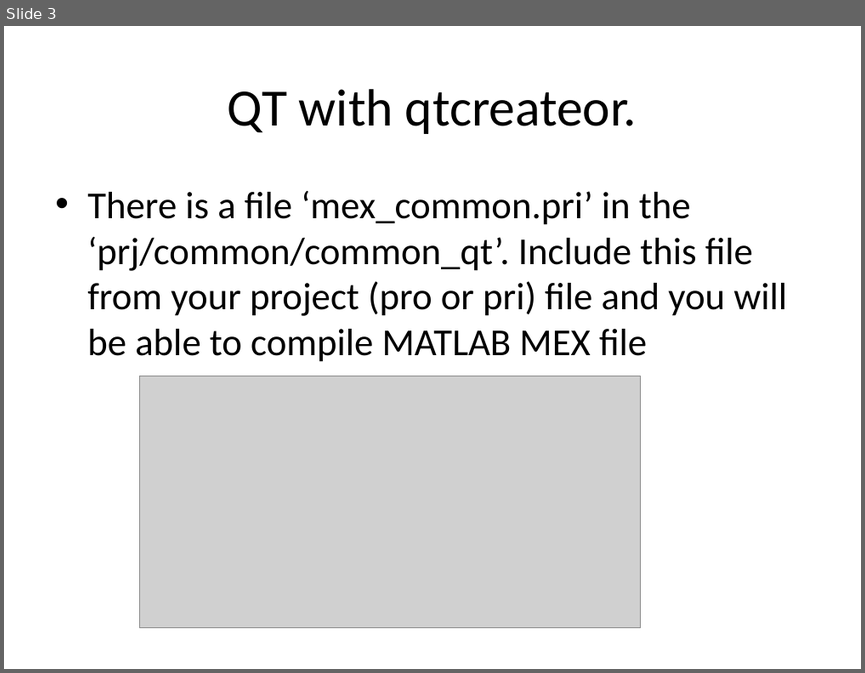
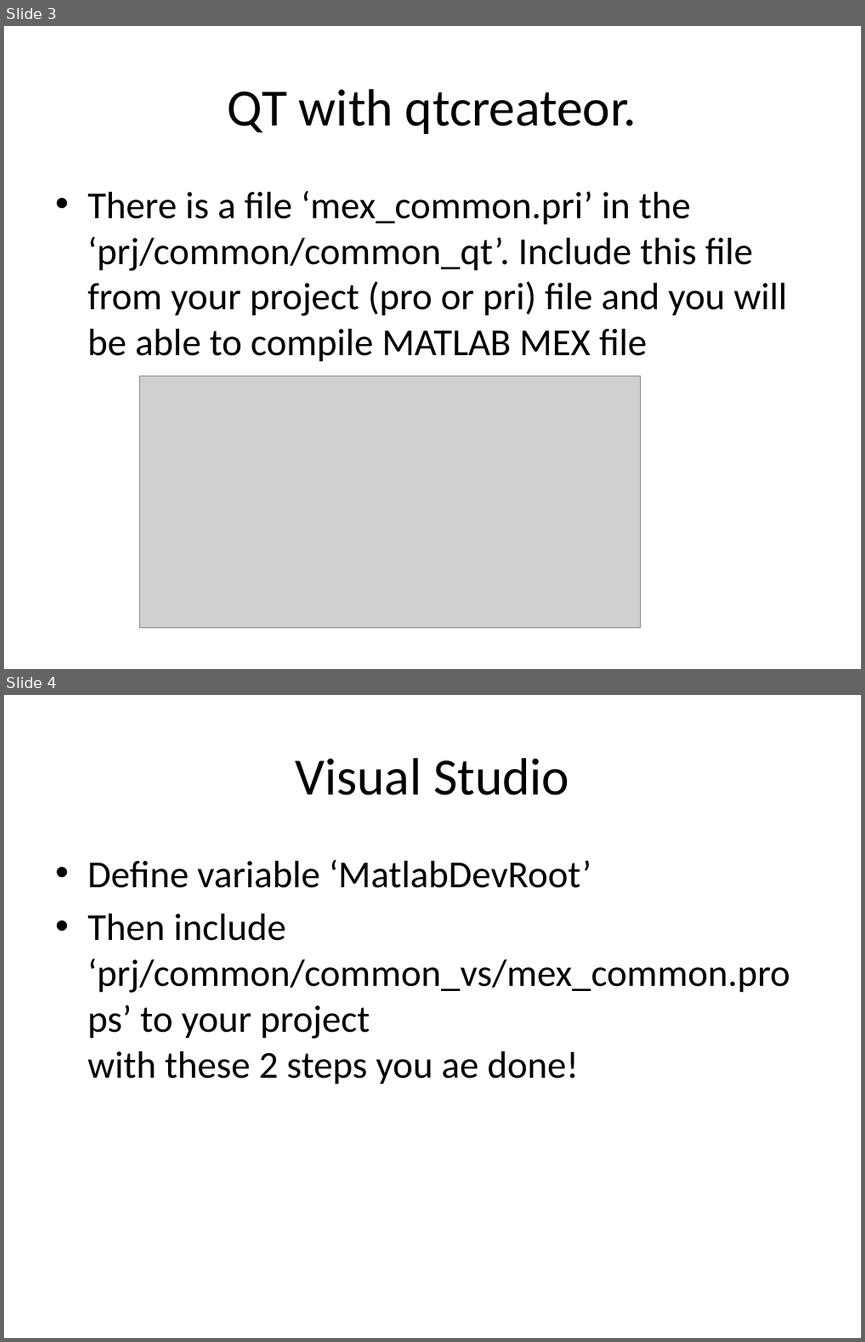
Before and after one commit to davitkalantaryan/matlabdev, a slide deck: docs/using_matlabdev_repository.pptx. Shown one above the other, each under a label of ours: slide 3 before the commit, slides 3 and 4 after it. The pictures are 865x673 and 865x1342 pixels, drawn with LibreOffice and Linux fonts; fonts in the diff are those of the drawing; grey boxes stand for pictures. Boxes give left, top, right and bottom in pixels: in the first picture for what was removed or moved away, otherwise in the second. Text is boxed around its words. In the diff, an @@ line names an element or a change of style, - is before the commit and + after.

```diff
--- a/docs/using_matlabdev_repository.pptx
+++ b/docs/using_matlabdev_repository.pptx
@@ slide 4 added at [4, 695, 861, 1338], background #FFFFFF @@
@@ title added at [295, 758, 569, 795], 44 pt, text #000000 @@
+Visual Studio
@@ text added at [87, 860, 790, 1084], 32 pt, text #000000 @@
+• Define variable ‘MatlabDevRoot’
+• Then include ‘prj/common/common_vs/mex_common.props’ to your project
+  with these 2 steps you ae done!
```
Also in this commit, not shown: 1 slide removed, 3 other files.
